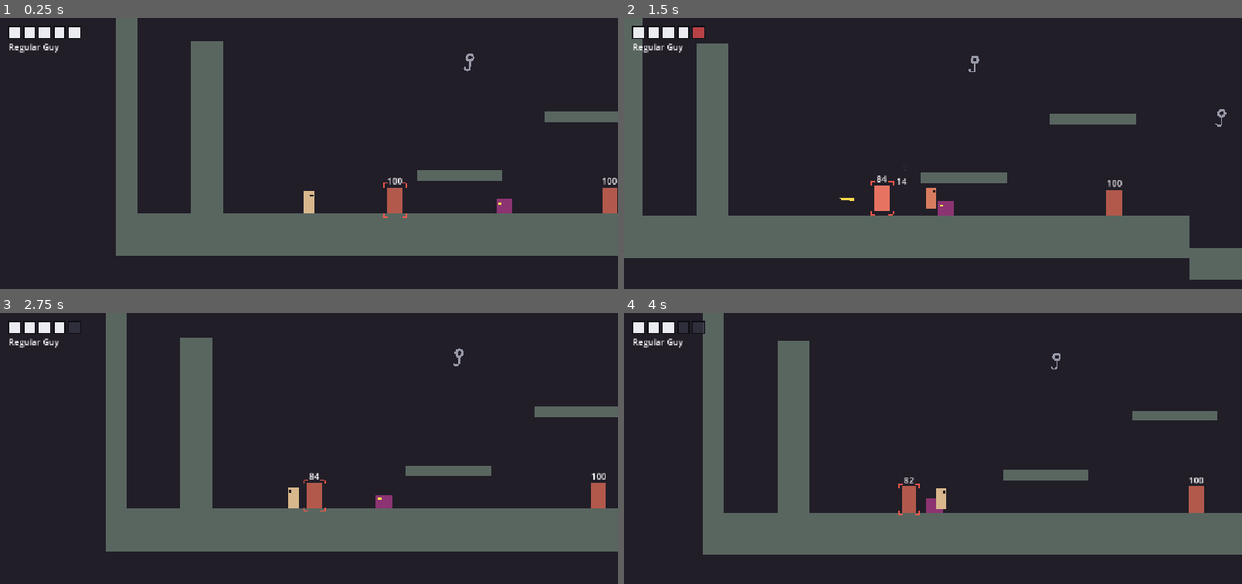
Above: before the commit, frames 1-4 (two rows, left to right).
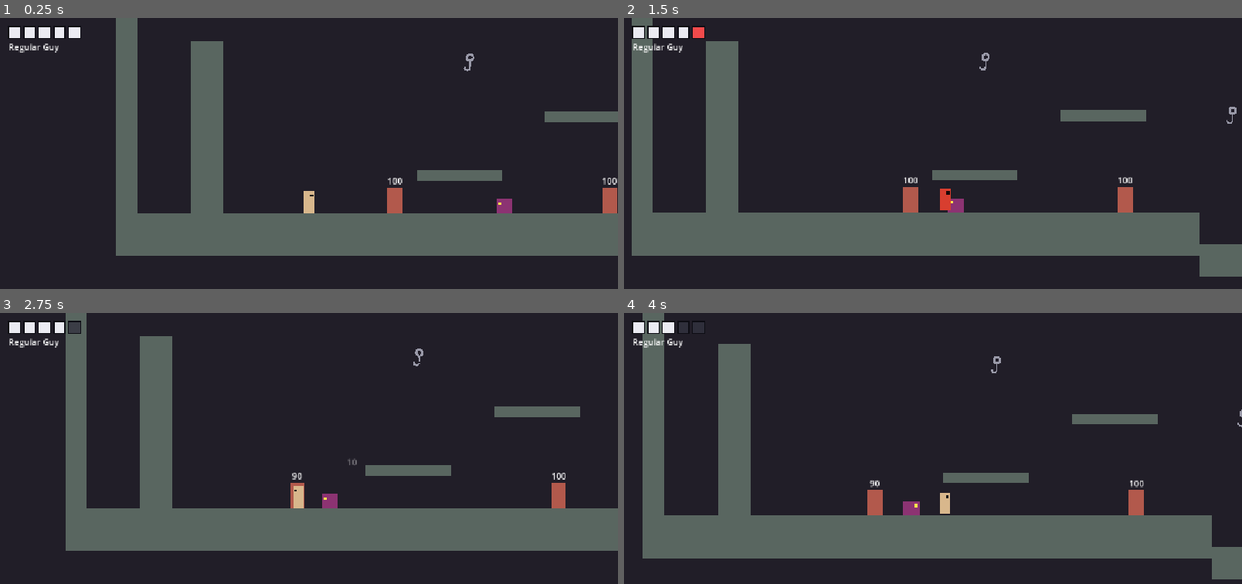
Above: after the commit, the same moments.

Repository: Alexander-Chavez97/MVM
Game: Godot game, scene res://scenes/test_room.tscn
Same seed, same stepped clock (60 frames per second), same inputs: the game is played once before the commit and once after it. The project has no main scene, so this scene is started directly.
Inputs:
- Up to frame 1 (0.25 s): no input
- Up to frame 2 (1.5 s): hold L (shoot) 0.53-1.28 s; hold D (move_right) from 0.53 s (still down); tap Space (jump) at 0.77 s; tap U (tether) at 0.8, 1.35 s
- Up to frame 3 (2.75 s): tap Space (jump) at 1.52 s; tap L (shoot) at 1.55 s; release D (move_right) at 2.03 s; hold A (move_left) from 2.03 s (still down); hold J (attack) from 2.03 s (still down); tap U (tether) at 2.3 s
- Up to frame 4 (4 s): release A (move_left) at 2.78 s; release J (attack) at 2.78 s; hold D (move_right) from 2.78 s (still down); tap Q (hold_chupacabra) at 2.85 s; tap Space (jump) at 3.02, 3.77 s; tap L (shoot) at 3.05 s; tap E (hold_wendigo) at 3.6 s; tap U (tether) at 3.8 s

The runs differ from the first frame. In frame 1, less than 0.1% of the frame differs, in the area x 62-66%, y 60-74%; in frame 2, 8.9%; in frame 3, 15%; in frame 4, 18%, in the area x 3-100%, y 0-99%.

Commit message:
Progress tracker done, next is the map sketch

Diff:
--- a/project.godot
+++ b/project.godot
@@ -13,6 +13,10 @@
 config/name="MVM"
 config/features=PackedStringArray("4.7", "GL Compatibility")
 config/icon="res://icon.svg"
+
+[autoload]
+
+GameState="*res://scripts/game_state.gd"
 
 [display]
 
--- /dev/null
+++ b/scripts/game_state.gd
@@ -0,0 +1,191 @@
+extends Node
+## Progress tracker for one playthrough. Registered as the autoload "GameState",
+## so any script can call it directly, e.g. GameState.give_ability(GameState.HOOK).
+## Lives across room changes. Call new_game() to reset (title screen / restart).
+##
+## Progression:
+##   Area 1 as the Regular Guy: find the hook -> crossbow -> tether.
+##   Beat the Chupacabra boss -> Chupacabra form.  Beat the Wendigo boss -> Wendigo form.
+##   Final boss -> choose: Kill (Bad ending) / Spare (True ending),
+##   plus "Break the curse" (Good ending) only if you found every collectible.
+##
+## Debug keys (editor runs only, never in exported builds):
+##   F1  unlock every form and ability     F2  print the current state
+
+signal form_unlocked(index: int)
+signal ability_gained(ability: String)
+signal boss_defeated(boss: String)
+signal collectible_found(id: String, found: int, total: int)
+signal checkpoint_set(room: String, position: Vector2)
+signal ending_chosen(ending: Ending)
+
+# Forms (same order as the player's forms list)
+const REGULAR := 0
+const WENDIGO := 1
+const CHUPACABRA := 2
+
+# Regular Guy abilities, found in area 1
+const HOOK := "hook"           # swing from grapple points
+const CROSSBOW := "crossbow"   # shoot (tap / charged bolts)
+const TETHER := "tether"       # pull yourself to an enemy
+
+# Bosses, and the form each one gives you
+const BOSS_CHUPACABRA := "chupacabra"
+const BOSS_WENDIGO := "wendigo"
+const BOSS_FINAL := "final"
+const BOSS_REWARDS := {BOSS_CHUPACABRA: CHUPACABRA, BOSS_WENDIGO: WENDIGO}
+
+enum Ending { NONE, BAD, TRUE, GOOD }
+enum Choice { KILL, SPARE, BREAK_CURSE }
+
+## How many collectibles exist in the whole game. Update when the map is built.
+const TOTAL_COLLECTIBLES := 5
+
+var unlocked: Array[bool] = []
+var abilities := {}                 # ability name -> true
+var bosses := {}                    # boss name -> true once defeated
+var collected := {}                 # collectible id -> true
+var ending := Ending.NONE
+var checkpoint_room := ""           # scene path of the room with the last checkpoint
+var checkpoint_position := Vector2.ZERO
+
+
+func _ready() -> void:
+	new_game()
+
+
+func new_game() -> void:
+	unlocked = [true, false, false]   # you wake up as the Regular Guy, with nothing
+	abilities.clear()
+	bosses.clear()
+	collected.clear()
+	ending = Ending.NONE
+	checkpoint_room = ""
+	checkpoint_position = Vector2.ZERO
+
+
+# ---------------------------------------------------------------- forms
+
+func is_unlocked(index: int) -> bool:
+	return index >= 0 and index < unlocked.size() and unlocked[index]
+
+
+func unlock_form(index: int) -> void:
+	if is_unlocked(index):
+		return
+	while unlocked.size() <= index:
+		unlocked.append(false)
+	unlocked[index] = true
+	form_unlocked.emit(index)
+
+
+# ---------------------------------------------------------------- abilities
+
+func has_ability(ability: String) -> bool:
+	return abilities.has(ability)
+
+
+func give_ability(ability: String) -> void:
+	if has_ability(ability):
+		return
+	abilities[ability] = true
+	ability_gained.emit(ability)
+
+
+# ---------------------------------------------------------------- bosses
+
+## Call when a boss dies. Chupacabra and Wendigo bosses unlock their form.
+func defeat_boss(boss: String) -> void:
+	if bosses.has(boss):
+		return
+	bosses[boss] = true
+	boss_defeated.emit(boss)
+	if BOSS_REWARDS.has(boss):
+		unlock_form(BOSS_REWARDS[boss])
+
+
+func is_boss_defeated(boss: String) -> bool:
+	return bosses.has(boss)
+
+
+# ---------------------------------------------------------------- collectibles
+
+## Returns false if it was already collected.
+func collect(id: String) -> bool:
+	if collected.has(id):
+		return false
+	collected[id] = true
+	collectible_found.emit(id, found_count(), TOTAL_COLLECTIBLES)
+	return true
+
+
+func is_collected(id: String) -> bool:
+	return collected.has(id)
+
+
+func found_count() -> int:
+	return collected.size()
+
+
+func has_all_collectibles() -> bool:
+	return found_count() >= TOTAL_COLLECTIBLES
+
+
+# ---------------------------------------------------------------- checkpoints
+
+func set_checkpoint(room: String, pos: Vector2) -> void:
+	checkpoint_room = room
+	checkpoint_position = pos
+	checkpoint_set.emit(room, pos)
+
+
+func has_checkpoint() -> bool:
+	return checkpoint_room != ""
+
+
+# ---------------------------------------------------------------- final choice + endings
+
+## What the final-boss menu offers. "Break the curse" only appears with every collectible.
+func available_choices() -> Array[Choice]:
+	var choices: Array[Choice] = [Choice.KILL, Choice.SPARE]
+	if has_all_collectibles():
+		choices.append(Choice.BREAK_CURSE)
+	return choices
+
+
+## Kill -> Bad (the amalgamation takes him over). Spare -> True (stays a shapeshifter, becomes a legend).
+## Break the curse -> Good (becomes human).
+func choose(choice: Choice) -> Ending:
+	match choice:
+		Choice.KILL:
+			ending = Ending.BAD
+		Choice.SPARE:
+			ending = Ending.TRUE
+		Choice.BREAK_CURSE:
+			ending = Ending.GOOD if has_all_collectibles() else Ending.TRUE
+	defeat_boss(BOSS_FINAL)
+	ending_chosen.emit(ending)
+	return ending
+
+
+# ---------------------------------------------------------------- debug
+
+func _unhandled_input(event: InputEvent) -> void:
+	if not OS.is_debug_build():
+		return
+	var key := event as InputEventKey
+	if key == null or not key.pressed or key.echo:
+		return
+	match key.keycode:
+		KEY_F1:
+			for i in 3:
+				unlock_form(i)
+			for a in [HOOK, CROSSBOW, TETHER]:
+				give_ability(a)
+			print("[GameState] all forms and abilities unlocked")
+		KEY_F2:
+			print("[GameState] forms=%s abilities=%s bosses=%s collected=%d/%d %s checkpoint=%s @ %s choices=%s ending=%s" % [
+				unlocked, abilities.keys(), bosses.keys(), found_count(), TOTAL_COLLECTIBLES, collected.keys(),
+				checkpoint_room, checkpoint_position,
+				available_choices().map(func(c: Choice) -> String: return Choice.keys()[c]),
+				Ending.keys()[ending]])
--- a/scripts/player.gd
+++ b/scripts/player.gd
@@ -27,7 +27,6 @@
 const HANG_MAX_FALL := 120.0        ## px/s max fall during an air-hang attack
 
 @export var forms: Array[FormData] = []
-@export var unlocked: Array[bool] = [true, true, true]  ## testing: all on. Final game: [true, false, false]
 @export var swap_cooldown := 0.1         ## s between form switches
 @export var coyote_time := 0.08
 @export var jump_buffer_time := 0.1
@@ -250,14 +249,13 @@
 		try_switch_form(desired, new_request)
 
 
+## Which forms you have comes from the progress tracker (GameState), so it survives room changes.
 func is_unlocked(index: int) -> bool:
-	return index < unlocked.size() and unlocked[index]
+	return GameState.is_unlocked(index)
 
 
 func unlock_form(index: int) -> void:
-	while unlocked.size() <= index:
-		unlocked.append(false)
-	unlocked[index] = true
+	GameState.unlock_form(index)
 
 
 ## Returns true if the switch happened.
@@ -572,6 +570,15 @@
 
 # ---------------------------------------------------------------- swing (Regular Guy)
 
+## The Regular Guy's kit is found during the game: hook -> crossbow -> tether (see GameState).
+func _has_hook() -> bool:
+	return form.can_swing and GameState.has_ability(GameState.HOOK)
+
+
+func _has_crossbow() -> bool:
+	return form.can_shoot and GameState.has_ability(GameState.CROSSBOW)
+
+
 func _center() -> Vector2:
 	return global_position + Vector2(0, -form.collision_size.y / 2.0)
 
@@ -580,7 +587,7 @@
 ## That one gets highlighted so the player knows Special will grab it.
 func _update_grapple_target() -> void:
 	var best: GrapplePoint = null
-	if form.can_swing and state != State.SWING:
+	if _has_hook() and state != State.SWING:
 		var c := _center()
 		var best_d := form.swing_range
 		var space := get_world_2d().direct_space_state
@@ -608,7 +615,7 @@
 
 
 func _try_start_swing() -> bool:
-	if not form.can_swing or _grapple_target == null:
+	if not _has_hook() or _grapple_target == null:
 		return false
 	if not Input.is_action_just_pressed("special"):
 		return false
@@ -1040,7 +1047,7 @@
 	if target == null:
 		target = _pick_auto_target()
 	# Reticle only matters while you have the crossbow
-	_reticle.visible = target != null and form.can_shoot
+	_reticle.visible = target != null and _has_crossbow()
 	if _reticle.visible:
 		_reticle.global_position = target.get_center()
 		_reticle.target_size = Vector2(28, target.get_height())
@@ -1115,7 +1122,7 @@
 
 
 func _can_shoot() -> bool:
-	if not form.can_shoot or _dead:
+	if not _has_crossbow() or _dead:
 		return false
 	if state == State.ATTACK:
 		return _attack_phase == AttackPhase.RECOVERY
@@ -1151,7 +1158,7 @@
 
 
 func _update_charge_orb() -> void:
-	var show_orb := form.can_shoot and _charge > 0.15
+	var show_orb := _has_crossbow() and _charge > 0.15
 	_charge_orb.visible = show_orb
 	if not show_orb:
 		return
@@ -1166,7 +1173,7 @@
 # A launched target freezes in the air for a moment so you meet it. Refreshes air combo + dash.
 
 func _can_tether() -> bool:
-	return form.can_shoot and _target_ok(target, form.tether_range)
+	return form.can_shoot and GameState.has_ability(GameState.TETHER) and _target_ok(target, form.tether_range)
 
 
 func _try_start_tether() -> bool:
Not shown, added: scripts/game_state.gd.uid
